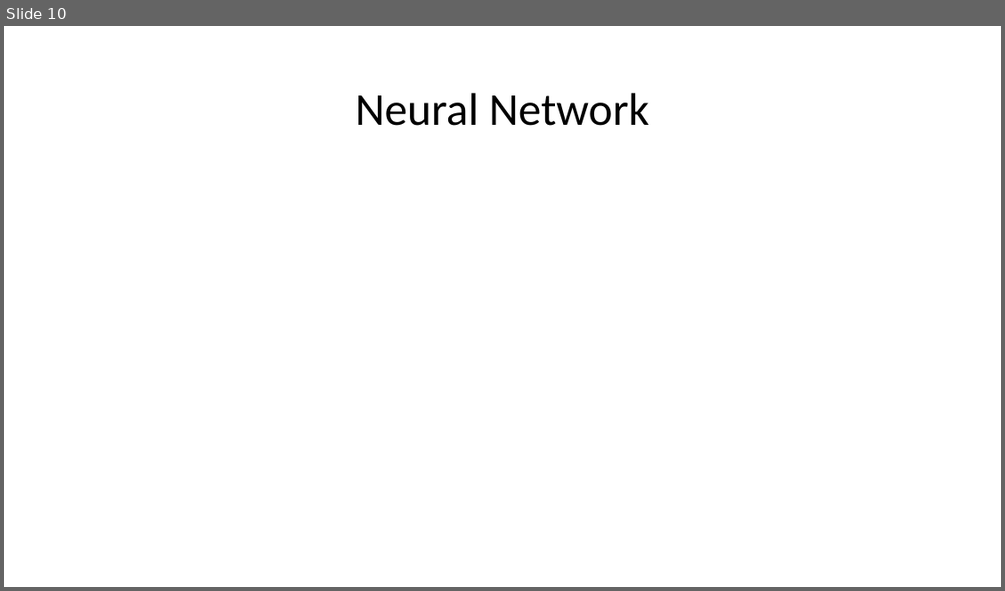
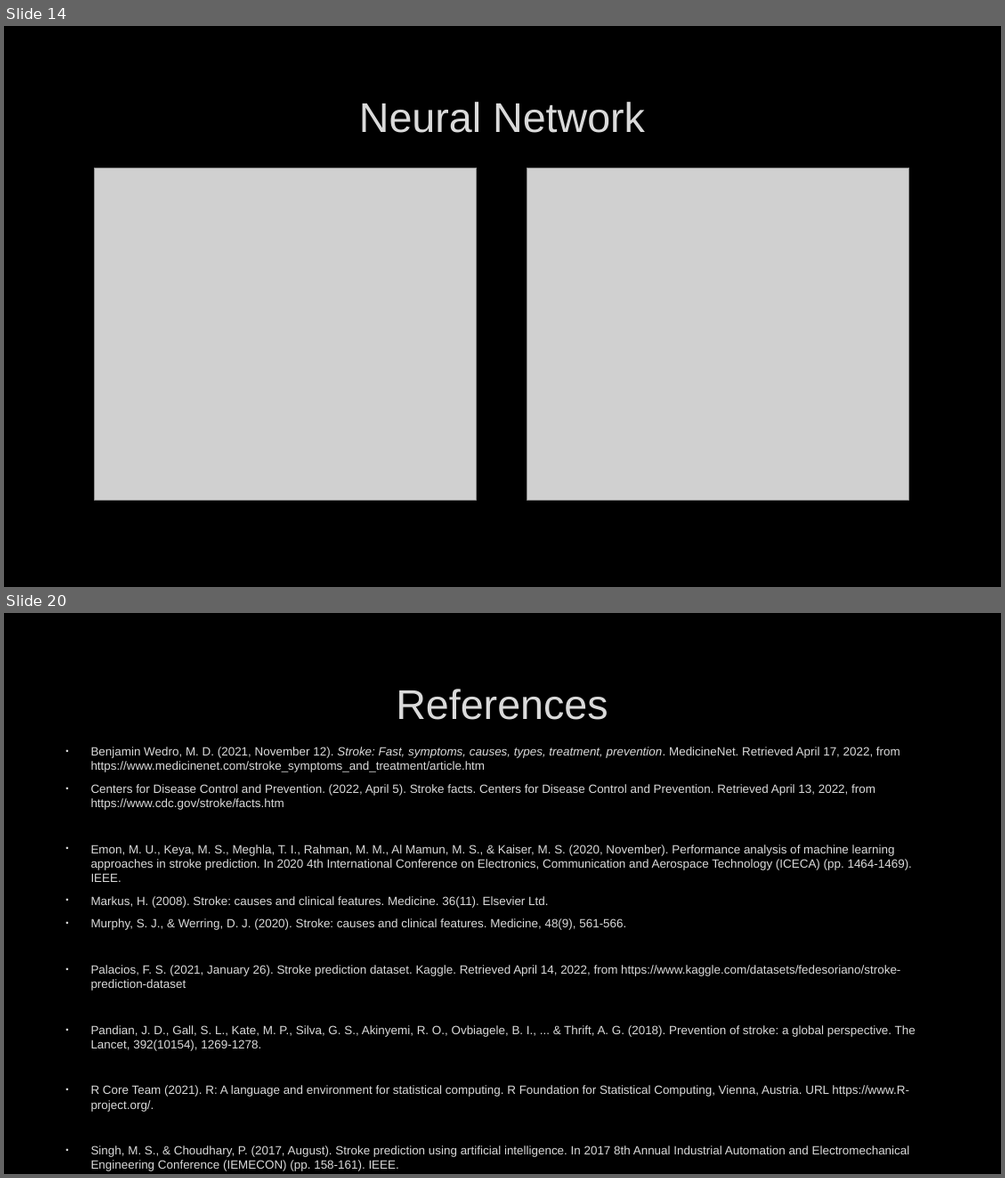
Before and after one commit to hunterblum/Data-Mining-G4, a slide deck: Stroke Dataset Presentation.pptx. Shown one above the other, each under a label of ours: slide 10 before the commit, slides 14 and 20 after it; the slides between them are not shown. The pictures are 1005x591 and 1005x1178 pixels, drawn with LibreOffice and Linux fonts; fonts in the diff are those of the drawing; grey boxes stand for pictures; background and template pictures are left out. Boxes give left, top, right and bottom in pixels: in the first picture for what was removed or moved away, otherwise in the second. Text is boxed around its words. In the diff, an @@ line names an element or a change of style, - is before the commit and + after.

```diff
--- a/Stroke Dataset Presentation.pptx
+++ b/Stroke Dataset Presentation.pptx
@@ slide 20 added at [4,613,1001,1174], background picture (left out) @@
@@ title added at [396,689,607,720], 40 pt, text #DADADA @@
+References
@@ text added at [91,747,915,1171], 11.5 pt, text #DADADA @@
+• Benjamin Wedro, M. D. (2021, November 12). Stroke: Fast, symptoms, causes, types, treatment, prevention. MedicineNet. Retrieved April 17, 2022, from https://www.medicinenet.com/stroke_symptoms_and_treatment/article.htm
+• Centers for Disease Control and Prevention. (2022, April 5). Stroke facts. Centers for Disease Control and Prevention. Retrieved April 13, 2022, from https://www.cdc.gov/stroke/facts.htm
+• Emon, M. U., Keya, M. S., Meghla, T. I., Rahman, M. M., Al Mamun, M. S., & Kaiser, M. S. (2020, November). Performance analysis of machine learning approaches in stroke prediction. In 2020 4th International Conference on Electronics, Communication and Aerospace Technology (ICECA) (pp. 1464-1469). IEEE.
+• Markus, H. (2008). Stroke: causes and clinical features. Medicine. 36(11). Elsevier Ltd.
+• Murphy, S. J., & Werring, D. J. (2020). Stroke: causes and clinical features. Medicine, 48(9), 561-566.
+• Palacios, F. S. (2021, January 26). Stroke prediction dataset. Kaggle. Retrieved April 14, 2022, from https://www.kaggle.com/datasets/fedesoriano/stroke-prediction-dataset
+• Pandian, J. D., Gall, S. L., Kate, M. P., Silva, G. S., Akinyemi, R. O., Ovbiagele, B. I., ... & Thrift, A. G. (2018). Prevention of stroke: a global perspective. The Lancet, 392(10154), 1269-1278.
+• R Core Team (2021). R: A language and environment for statistical computing. R Foundation for Statistical Computing, Vienna, Austria. URL https://www.R-project.org/.
+• Singh, M. S., & Choudhary, P. (2017, August). Stroke prediction using artificial intelligence. In 2017 8th Annual Industrial Automation and Electromechanical Engineering Conference (IEMECON) (pp. 158-161). IEEE.
@@ what was slide 10 is now slide 14 @@
@@ slide 14 changed as well @@
@@ background #FFFFFF to picture (left out) @@
@@ title "Neural Network": place and size @@
-title "Neural Network" at [356,93,649,126]
+title "Neural Network" at [359,102,645,133]
@@ title "Neural Network" at [359,102,645,133]: size 44 to 40 pt, font Calibri to Arial, text colour #000000 to #DADADA, letter outline none to #404040 0.75 pt; line spacing 0.9 to 1 @@
@@ picture added at [95,168,477,499] @@
@@ picture added at [527,168,909,499] @@
```
Also in this commit, not shown: 2 other slides changed, 16 other slides added, 12 slides removed.
